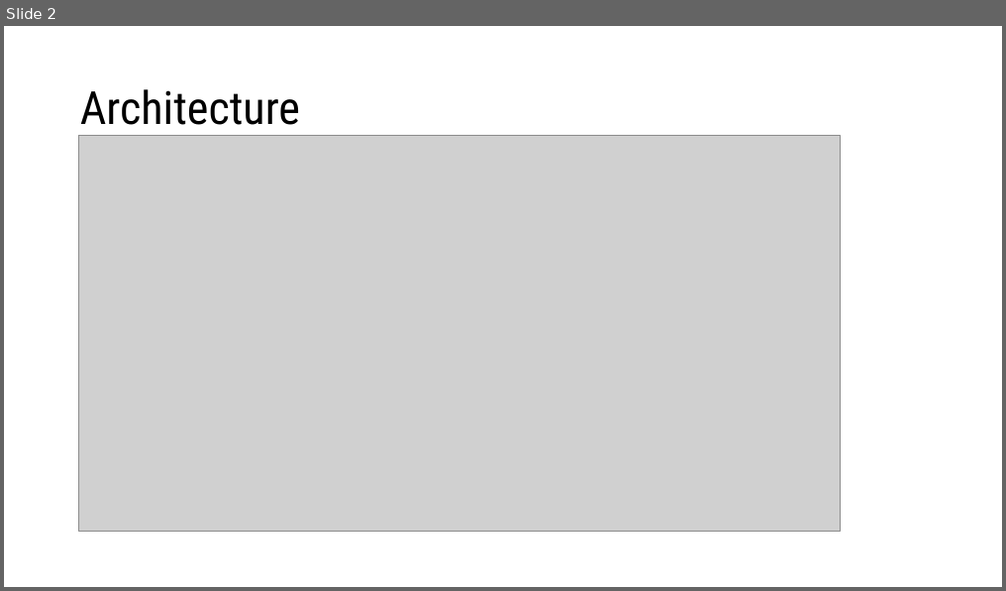
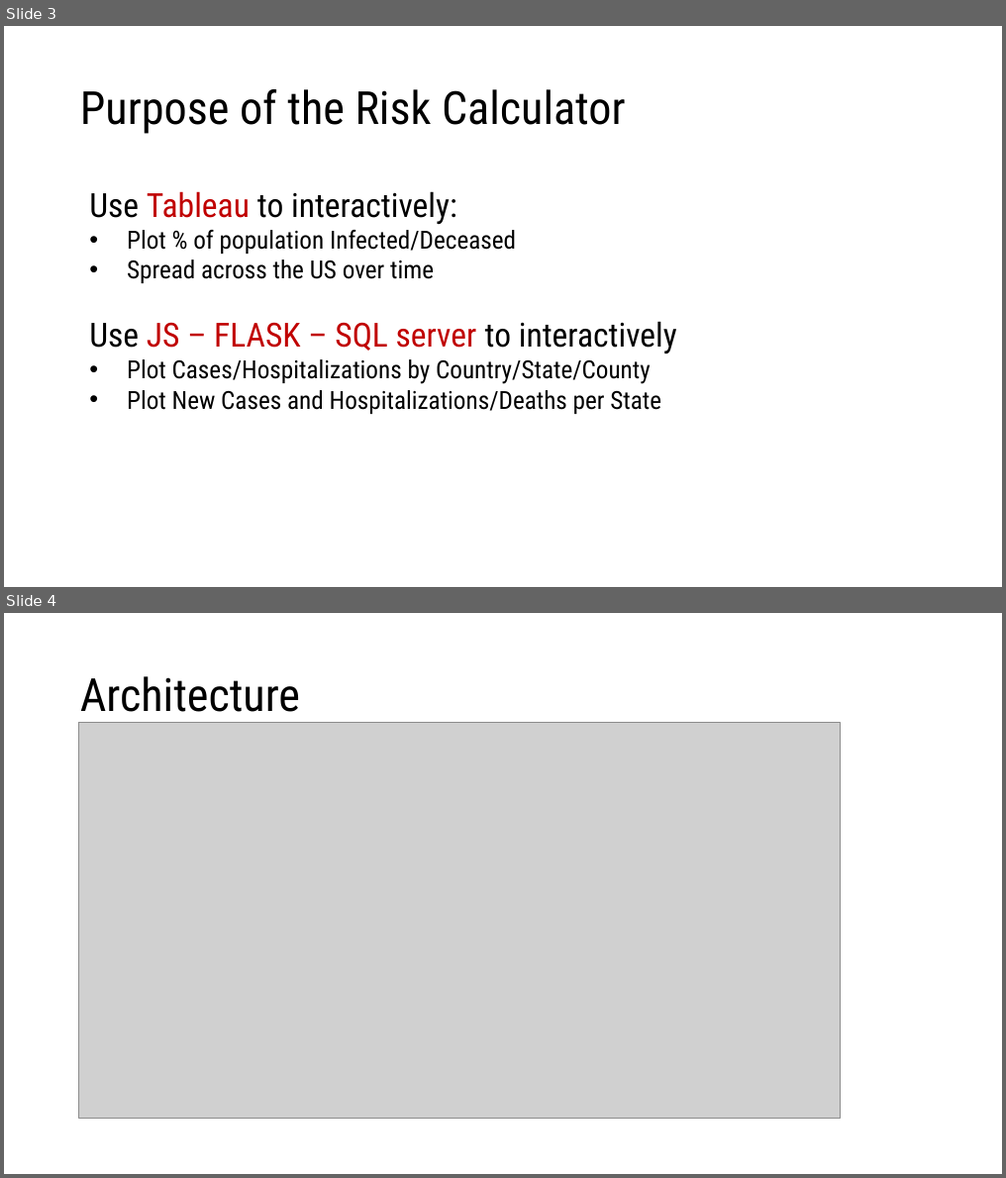
Before and after one commit to DutchDS/Final-Project, a slide deck: Excel and Powerpoints/Demo Day Presentation.pptx. Shown one above the other, each under a label of ours: slide 2 before the commit, slides 3 and 4 after it. The pictures are 1006x591 and 1006x1178 pixels, drawn with LibreOffice and Linux fonts; fonts in the diff are those of the drawing; grey boxes stand for pictures; background and template pictures are left out. Boxes give left, top, right and bottom in pixels: in the first picture for what was removed or moved away, otherwise in the second. Text is boxed around its words. In the diff, an @@ line names an element or a change of style, - is before the commit and + after.

```diff
--- a/Excel and Powerpoints/Demo Day Presentation.pptx
+++ b/Excel and Powerpoints/Demo Day Presentation.pptx
@@ slide 3 added at (x1=4, y1=26, x2=1002, y2=587), background picture (left out) @@
@@ title added at (x1=80, y1=89, x2=626, y2=134), 44 pt, text #000000 @@
+Purpose of the Risk Calculator
@@ text added at (x1=89, y1=191, x2=677, y2=414), 24 pt, text #000000 @@
+Use Tableau to interactively:
+• Plot % of population Infected/Deceased
+• Spread across the US over time
+                Use JS – FLASK – SQL server to interactively
+                • Plot Cases/Hospitalizations by Country/State/County
+                • Plot New Cases and Hospitalizations/Deaths per State
@@ what was slide 2 is now slide 4 @@
```
Also in this commit, not shown: 1 slide changed, 3 other slides added, 1 slide removed, 8 other files.
